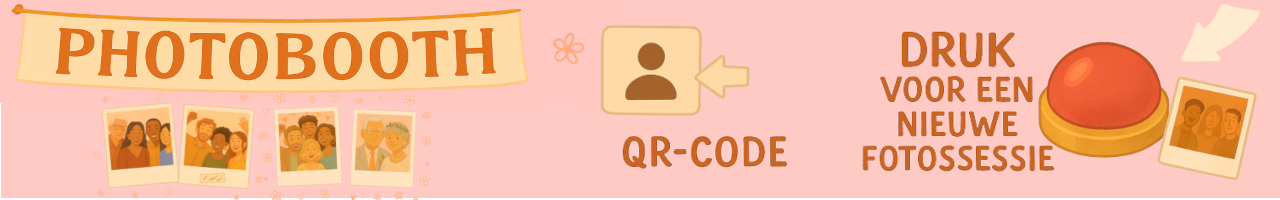
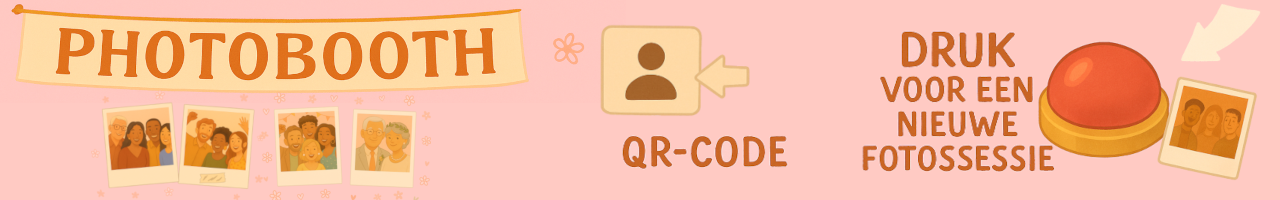
The second 1280 x 200 image is a revision of the first. Changes to its layers:
added layer "Layer #1" above "Layer" over [0,103,1280,200]
